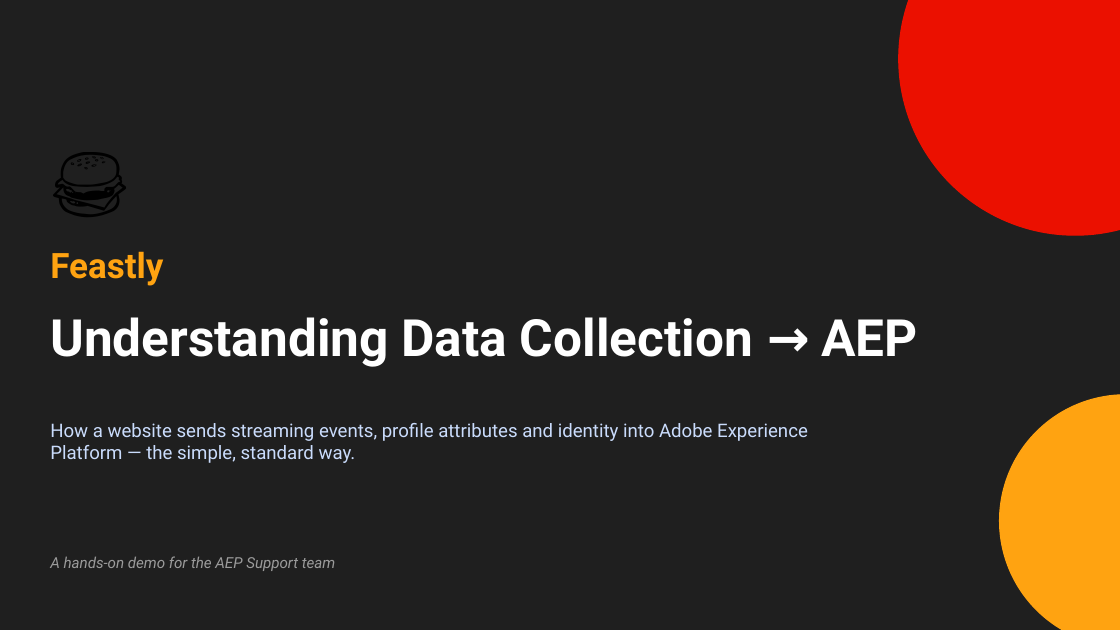
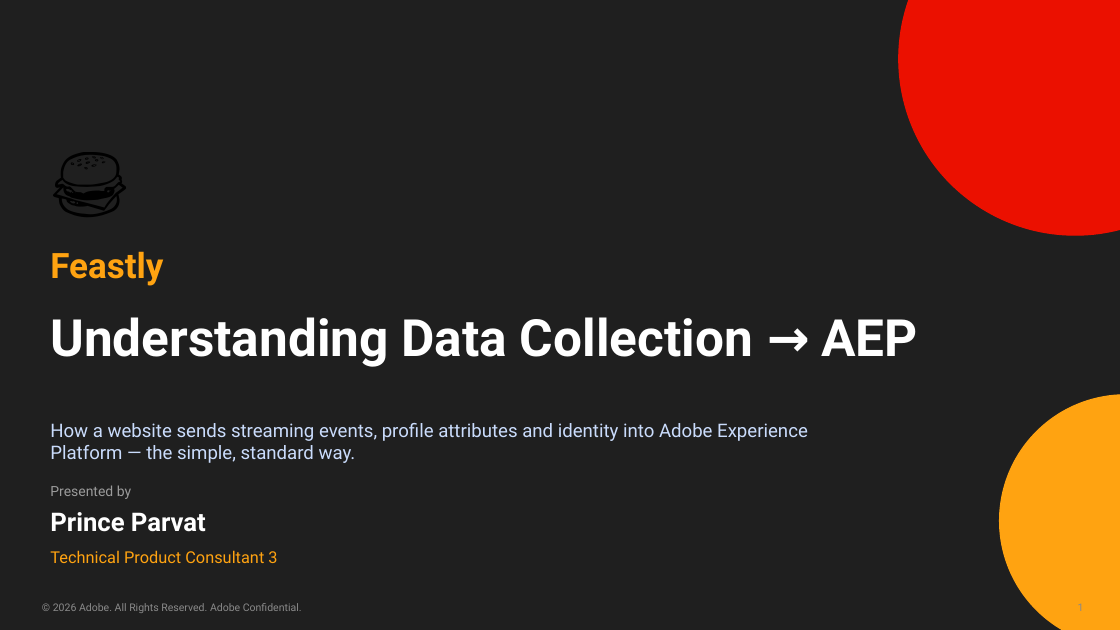
Before and after one commit to princeparvat80/aep-data-collection-food-demo, a slide deck: slide 1 of presentation/Feastly-DataCollection-to-AEP.pptx. Drawn at 1120x630 pixels with LibreOffice and Linux fonts; fonts in the diff are those of the drawing. Boxes give left, top, right and bottom in pixels: in the first picture for what was removed or moved away, otherwise in the second. Text is boxed around its words. In the diff, an @@ line names an element or a change of style, - is before the commit and + after.

```diff
--- a/presentation/Feastly-DataCollection-to-AEP.pptx
+++ b/presentation/Feastly-DataCollection-to-AEP.pptx
@@ text at box(50, 485, 131, 499): text changed; size 13 to 12 pt; italic off @@
-A hands-on demo for the AEP Support team
+Presented by
@@ text added at box(50, 512, 206, 532), 22 pt, text #FFFFFF, bold @@
+Prince Parvat
@@ text added at box(50, 550, 277, 563), 14 pt, text #FFA311 @@
+Technical Product Consultant 3
@@ text added at box(53, 603, 302, 613), 9 pt, text #8A8A8A @@
+© 2026 Adobe. All Rights Reserved. Adobe Confidential.
@@ text added at box(1078, 604, 1084, 611), 9 pt, text #8A8A8A @@
+1
```
Also in this commit, not shown: 22 other slides changed, 1 other file.
